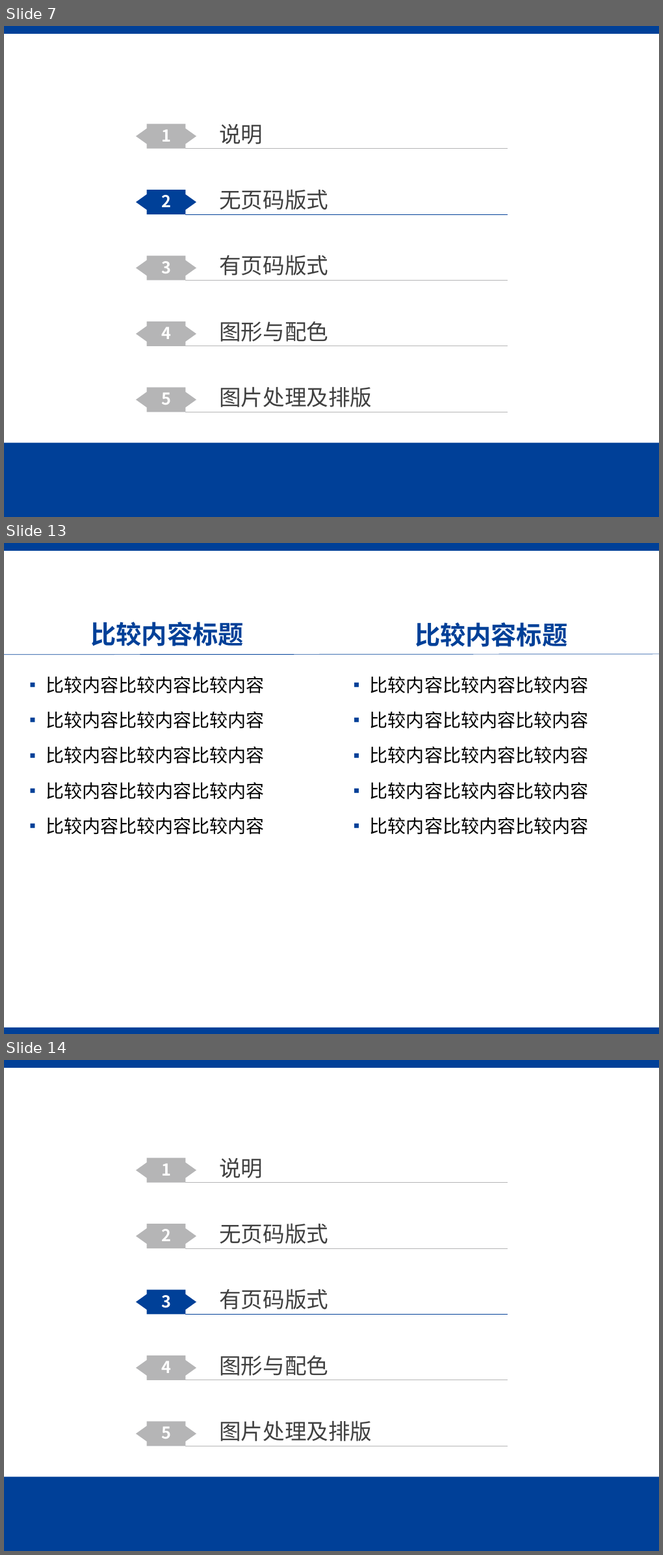
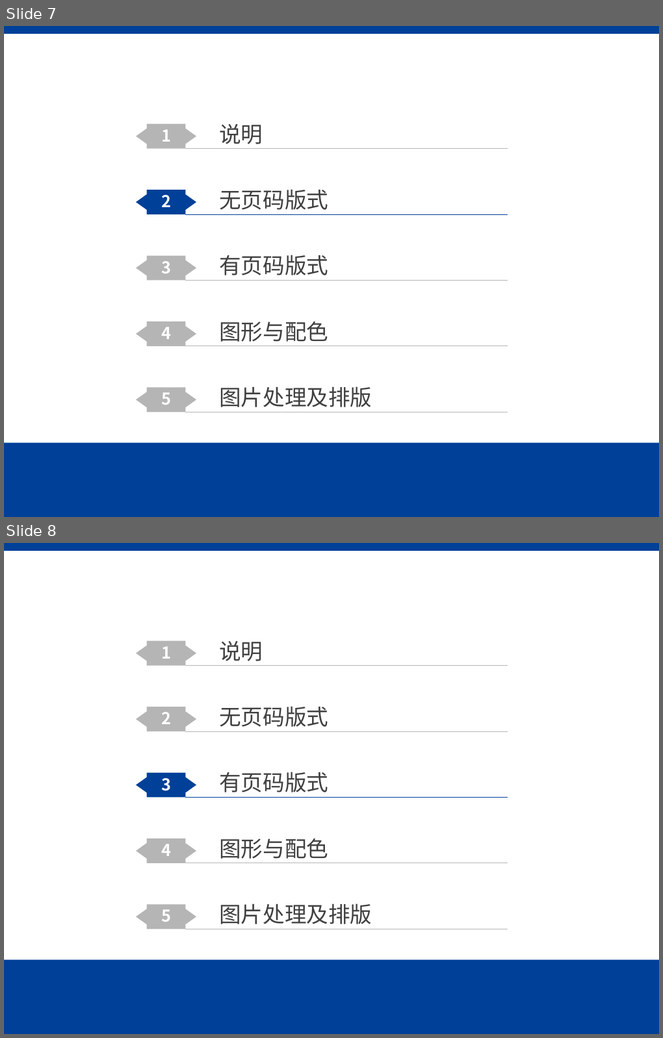
Before and after one commit to Voidkai/Polkadot, a slide deck: Polkadot-PPT.pptx. Shown one above the other, each under a label of ours: slides 7, 13 and 14 before the commit, slides 7 and 8 after it; the slides between them are not shown. The pictures are 663x1555 and 663x1038 pixels, drawn with LibreOffice and Linux fonts; fonts in the diff are those of the drawing; background and template pictures are left out. Boxes give left, top, right and bottom in pixels: in the first picture for what was removed or moved away, otherwise in the second. Text is boxed around its words. In the diff, an @@ line names an element or a change of style, - is before the commit and + after.

```diff
--- a/Polkadot-PPT.pptx
+++ b/Polkadot-PPT.pptx
@@ slide 13 removed at bbox=[4, 543, 659, 1034], background #FFFFFF; not listed: 1 template element that a slide beside it also shows @@
@@ title removed at bbox=[91, 622, 244, 646] @@
-比较内容标题
@@ text removed at bbox=[415, 622, 568, 647] @@
-比较内容标题
@@ line removed from (4, 654) to (659, 654) @@
@@ text removed at bbox=[46, 676, 264, 835] @@
-▪ 比较内容比较内容比较内容
-▪ 比较内容比较内容比较内容
-▪ 比较内容比较内容比较内容
-▪ 比较内容比较内容比较内容
-▪ 比较内容比较内容比较内容
@@ text removed at bbox=[370, 676, 588, 835] @@
-▪ 比较内容比较内容比较内容
-▪ 比较内容比较内容比较内容
-▪ 比较内容比较内容比较内容
-▪ 比较内容比较内容比较内容
-▪ 比较内容比较内容比较内容
@@ rectangle removed at bbox=[4, 1028, 659, 1034] @@
@@ what was slide 14 is now slide 8 @@
```
Also in this commit, not shown: 2 slides changed, 3 slides added, 14 other slides removed.
